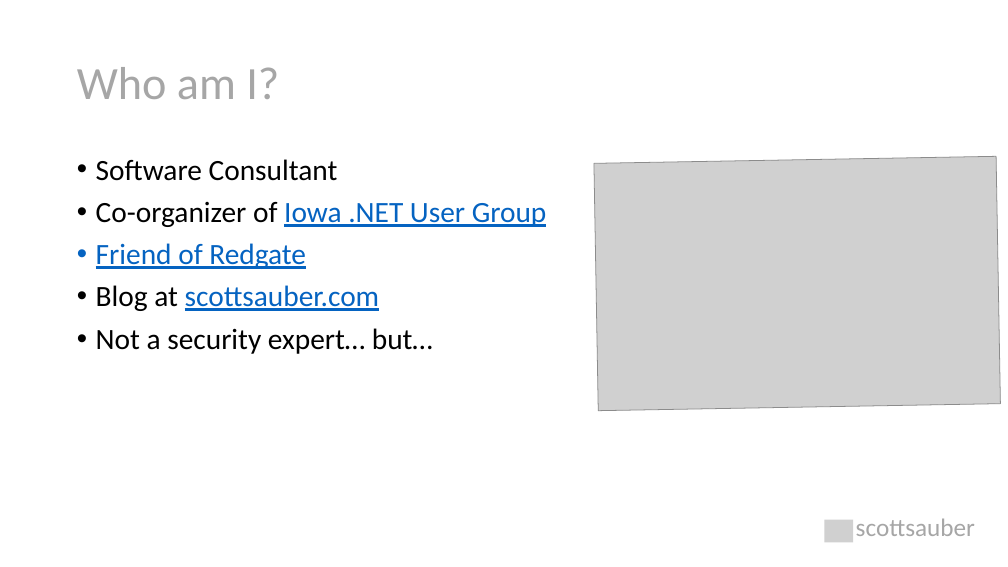
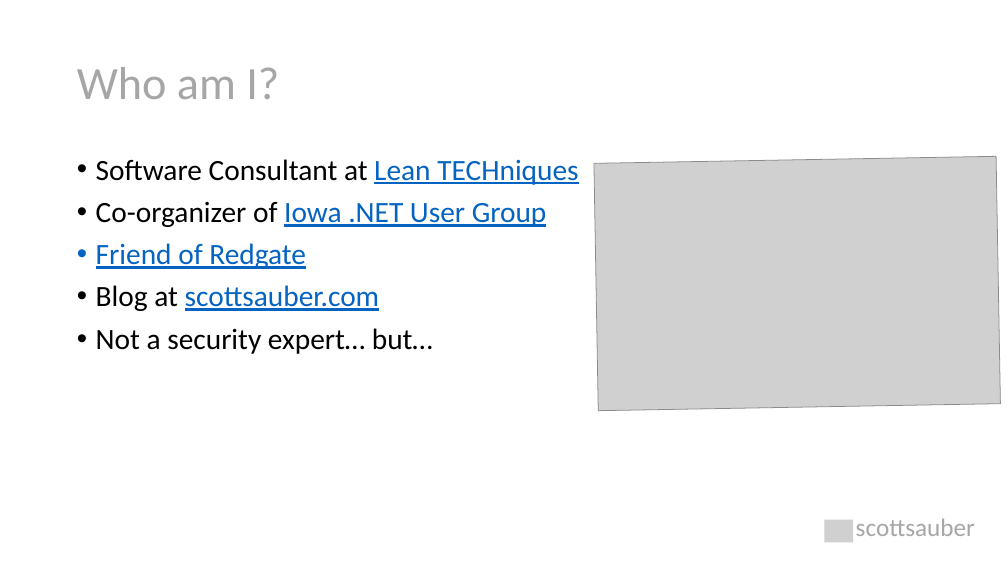
Before and after one commit to nirzaf/DotNetWorkShopTalk, a slide deck: slide 5 of 2021-05-04-MNDevelopersConference-SecurityHeaders/Security Headers Explained.pptx. Drawn at 1008x567 pixels with LibreOffice and Linux fonts; fonts in the diff are those of the drawing; grey boxes stand for pictures. Boxes give left, top, right and bottom in pixels: in the first picture for what was removed or moved away, otherwise in the second. Text is boxed around its words. In the diff, an @@ line names an element or a change of style, - is before the commit and + after.

```diff
--- a/2021-05-04-MNDevelopersConference-SecurityHeaders/Security Headers Explained.pptx
+++ b/2021-05-04-MNDevelopersConference-SecurityHeaders/Security Headers Explained.pptx
@@ text at (96, 159, 578, 185): text changed @@
-• Software Consultant
+• Software Consultant at Lean TECHniques
```
Also in this commit, not shown: 12 other slides changed, 1 other file.
